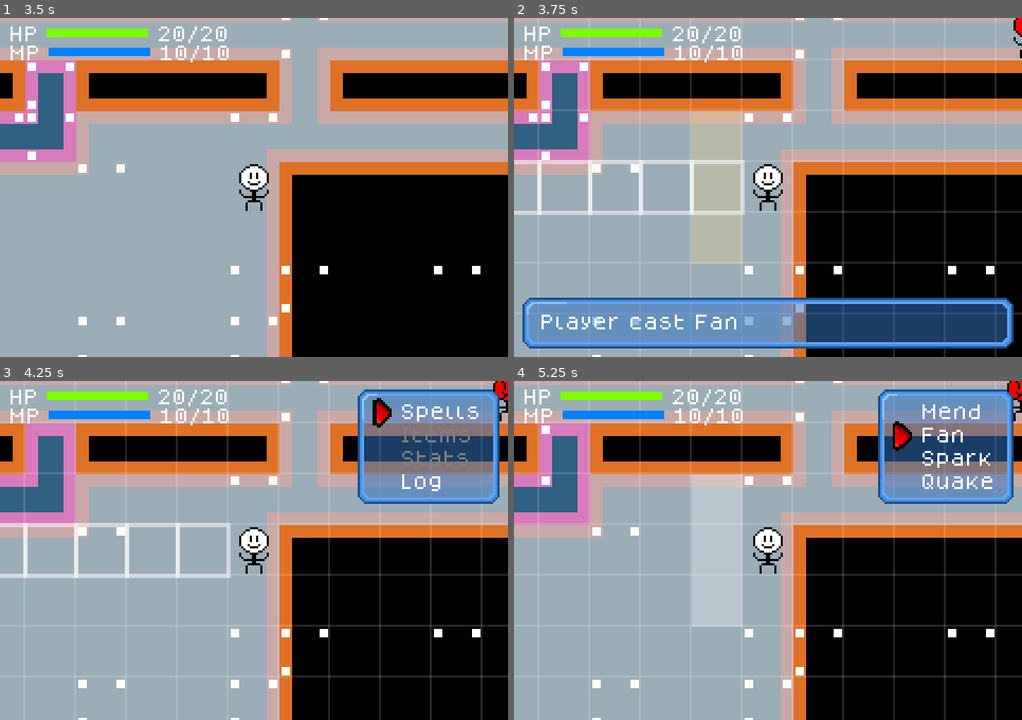
Above: before the commit, frames 1-4 (two rows, left to right).
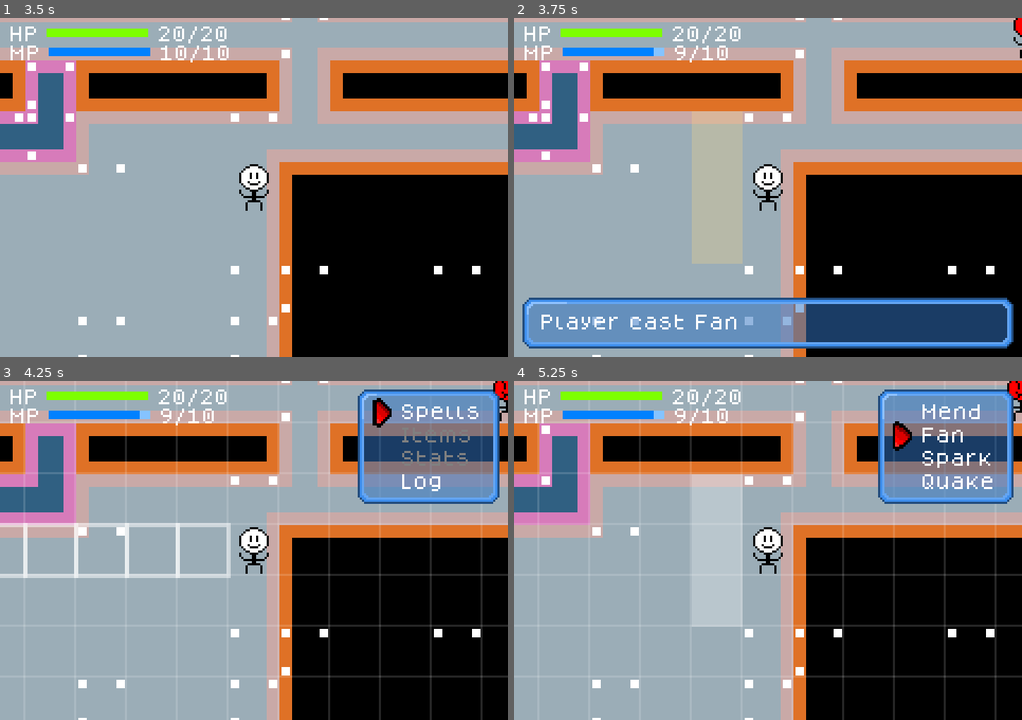
Above: after the commit, the same moments.

Repository: jessica-seabolt/novice
Game: Godot game, scene res://dungeon/dungeon.tscn
Two runs of this game, one before a commit and one after it. Both use one fixed random seed, a clock stepped at 60 frames per second and the inputs below.
Inputs (mouse positions are in pixels of both pictures, inside the frame that each line leads up to):
- Up to frame 1 (3.5 s): tap Enter at 0.5 s; move the mouse to (365, 170) at 0.52 s; hold D (move_right) 0.53-1.25 s; hold Ctrl (aim) 0.53-1.25 s; click (365, 170) at 0.67 s; tap Z (menu_confirm) at 1.25, 2 s; drag from (152, 204) to (228, 255) at 1.27 s; move the mouse to (304, 112) at 2.02 s; hold D (move_right) 2.03-2.75 s; hold Space (basic_spell) 2.03-2.75 s; click (304, 112) at 2.17 s; tap Ctrl (aim) at 2.3 s; drag from (228, 255) to (101, 136) at 2.77 s
- Up to frame 2 (3.75 s): tap Z (menu_confirm) at 3.5 s; move the mouse to (920, 238) at 3.52 s; hold A (move_left) from 3.53 s (still down); hold Ctrl (aim) from 3.53 s (still down); tap 2 (spell_2) at 3.6 s; click (920, 238) at 3.67 s
- Up to frame 3 (4.25 s): keep holding A (move_left); keep holding Ctrl (aim); tap Escape (open_menu) at 4.15 s
- Up to frame 4 (5.25 s): release A (move_left) at 4.25 s; release Ctrl (aim) at 4.25 s; drag from (615, 499) to (691, 465) at 4.27 s; tap Z (menu_confirm) at 5 s; move the mouse to (793, 550) at 5.02 s; hold S (move_down) from 5.03 s (still down); hold Ctrl (aim) from 5.03 s (still down); tap 4 (spell_4) at 5.1 s; click (793, 550) at 5.17 s

Frame 1 is identical in both runs. In frame 2, 4.3% of the frame differs, in the area x 0-100%, y 8-100%; in frame 3, 0.3%; in frame 4, 0.3%.

Commit message:
feat: add mana
- Spells cost mana (Spell.cost)
- Mobs only consider spells they can afford
- Test mob gets 3 max mana
- Input only counts while the player's turn is waiting on them
- Menus can only be opened on the player's turn
- Enjoy some ramen with my wife

Diff:
--- a/dungeon/dungeon.gd
+++ b/dungeon/dungeon.gd
@@ -44,7 +44,8 @@
     turn_system.run()
 
 
-func _between_turns(actor: Entity) -> void:
+# Asked once the round comes back to the player, so mobs get to act first
+func _before_turn(actor: Entity) -> void:
     if actor != player:
         return
     var arrived: bool = player.grid_position != _player_last_position
@@ -55,7 +56,7 @@
         return
     if floor_number >= config.floor_count:
         return # The last floor's stairs lead nowhere yet
-    await player.finish_slide()
+    await floor_state.wait_for_slides()
     if await hud.ask("Proceed to the next floor?", ["Yes", "No"]) != 0:
         return
     turn_system.stop()
@@ -147,4 +148,4 @@
 func _setup_turn_system() -> void:
     turn_system = TurnSystem.new()
     turn_system.add_actor(player)
-    turn_system.between_turns = _between_turns
+    turn_system.before_turn = _before_turn
--- a/dungeon/turn_system.gd
+++ b/dungeon/turn_system.gd
@@ -1,8 +1,8 @@
 class_name TurnSystem extends RefCounted
 ## Decides who acts next, and asks each actor to take its turn
 
-## Awaited after each actor's turn, before the next one goes
-var between_turns: Callable
+## Awaited before each actor's turn
+var before_turn: Callable
 
 var _actors: Array[Entity] = []
 var _running: bool = false
@@ -31,12 +31,12 @@
             if not is_instance_valid(entry) or not _actors.has(entry):
                 continue
             var actor: Entity = entry
+            if before_turn.is_valid():
+                await before_turn.call(actor)
+            if generation != _generation or not _running:
+                return
             await actor.take_turn()
             if generation != _generation:
-                return
-            if between_turns.is_valid():
-                await between_turns.call(actor)
-            if generation != _generation or not _running:
                 return
 
 
--- a/entity/damage_flicker.gd
+++ b/entity/damage_flicker.gd
@@ -42,7 +42,7 @@
     if _tween != null:
         _tween.kill()
     sprite.show()
-    _tween = create_tween().set_loops(FLICKERS)
+    _tween = create_tween().set_loops(FLICKERS).set_pause_mode(Tween.TWEEN_PAUSE_PROCESS)
     _tween.tween_callback(sprite.hide)
     _tween.tween_interval(INTERVAL)
     _tween.tween_callback(sprite.show)
--- a/entity/entity.gd
+++ b/entity/entity.gd
@@ -60,7 +60,7 @@
         position = _slide_target
 
     _slide_target = _tilemap_layer.map_to_local(grid_position)
-    _step_tween = create_tween()
+    _step_tween = _create_step_tween()
     _step_tween.tween_property(self, "position", _slide_target, duration)
     stepped.emit()
 
@@ -84,7 +84,7 @@
     if _step_tween != null and _step_tween.is_running():
         _step_tween.kill()
         position = _slide_target
-    _step_tween = create_tween()
+    _step_tween = _create_step_tween()
     _step_tween.tween_interval(duration)
 
 
@@ -92,3 +92,8 @@
 func finish_slide() -> void:
     if _step_tween != null and _step_tween.is_running():
         await _step_tween.finished
+
+
+# Keeps playing while a window has the game paused
+func _create_step_tween() -> Tween:
+    return create_tween().set_pause_mode(Tween.TWEEN_PAUSE_PROCESS)
--- a/entity/mob/mob_ai.gd
+++ b/entity/mob/mob_ai.gd
@@ -68,6 +68,8 @@
     spells.append_array(_spellbook.spells)
     var result: Array[MobAI.Choice] = []
     for spell: Spell in spells:
+        if not _spellbook.can_cast(spell):
+            continue
         for direction: Vector2i in _directions_to_try(state, spell):
             if _is_worth_casting(state, spell, direction):
                 result.append(MobAI.Choice.new(spell, direction))
--- a/entity/player/aim_overlay.gd
+++ b/entity/player/aim_overlay.gd
@@ -12,6 +12,7 @@
 var _previewed: Spell
 
 @onready var _entity: Entity = get_parent() as Entity
+@onready var _player_control: PlayerControl = PlayerControl.of(_entity)
 
 
 ## Null if the entity has no overlay
@@ -29,7 +30,11 @@
 func _process(_delta: float) -> void:
     if _previewed != null:
         return
-    var aiming: bool = _entity.floor_state != null and Input.is_action_pressed(&"aim")
+    var aiming: bool = (
+        _entity.floor_state != null
+        and _player_control.is_awaiting_input()
+        and Input.is_action_pressed(&"aim")
+    )
     var changed: bool = (
         _entity.grid_position != _drawn_position or _entity.facing != _drawn_facing
     )
--- a/entity/player/player_control.gd
+++ b/entity/player/player_control.gd
@@ -20,11 +20,18 @@
 # Set when the stick returns to centre during a run
 var _stick_centred: bool = false
 var _requested_spell: Spell
+# Only true while its turn waits on the player; other input is ignored
+var _awaiting_input: bool = false
 # Entities in view at the start of the last turn
 var _seen: Array[Entity] = []
 
 @onready var _entity: Entity = get_parent() as Entity
 @onready var _spellbook: Spellbook = Spellbook.of(_entity)
+
+
+## Null if the entity isn't player-controlled
+static func of(entity: Entity) -> PlayerControl:
+    return entity.get_node_or_null("PlayerControl") as PlayerControl
 
 
 func _ready() -> void:
@@ -37,10 +44,11 @@
 func _unhandled_input(event: InputEvent) -> void:
     var spell: Spell = _spell_for(event)
     if spell != null:
-        _request_spell(spell)
+        if _awaiting_input:
+            _spellbook.request(spell)
         get_viewport().set_input_as_handled()
         return
-    # A fresh direction press cancels a run
+    # A fresh direction press cancels a run, even between turns
     if _run_direction == Vector2i.ZERO:
         return
     if event is InputEventJoypadMotion:
@@ -52,14 +60,15 @@
     get_viewport().set_input_as_handled()
 
 
+func is_awaiting_input() -> bool:
+    return _awaiting_input
+
+
 func _take_turn() -> void:
     await _entity.finish_slide()
 
     var state: FloorState = _entity.floor_state
     var sighted: bool = _update_seen(state)
-    if _requested_spell != null:
-        await _cast(_requested_spell)
-        return
     if _run_direction != Vector2i.ZERO:
         var keep_running: bool = (
             not sighted
@@ -71,6 +80,12 @@
             return
         _stop_run()
 
+    _awaiting_input = true
+    await _act_on_input(state)
+    _awaiting_input = false
+
+
+func _act_on_input(state: FloorState) -> void:
     while true:
         var direction: Vector2i = await _wait_for_direction()
         if _requested_spell != null:
--- a/entity/spells/sp_basic.tres
+++ b/entity/spells/sp_basic.tres
@@ -5,3 +5,4 @@
 [resource]
 script = ExtResource("1_spell")
 display_name = "Basic Spell"
+cost = 0
--- a/entity/spells/spell.gd
+++ b/entity/spells/spell.gd
@@ -23,6 +23,7 @@
 @export var effect: Spell.Effect = Spell.Effect.DAMAGE
 ## Dice rolled
 @export_range(1, 10) var power: int = 1
+@export_range(0, 100) var cost: int = 1
 ## Tiles a line travels
 @export_range(1, 20) var reach: int = 1
 
--- a/entity/spells/spellbook.gd
+++ b/entity/spells/spellbook.gd
@@ -3,7 +3,7 @@
 
 signal requested(spell: Spell)
 
-## Known by everyone, and free
+## Known by everyone
 const BASIC: Spell = preload("res://entity/spells/sp_basic.tres")
 
 var spells: Array[Spell] = []
@@ -21,8 +21,15 @@
     spells.assign(Stats.of(_entity).stat_block.spells)
 
 
-## For whoever controls the entity
+func can_cast(spell: Spell) -> bool:
+    return Stats.of(_entity).mana >= spell.cost
+
+
+## Refused without enough mana
 func request(spell: Spell) -> void:
+    if not can_cast(spell):
+        SignalBus.cast_refused.emit(_entity, spell)
+        return
     requested.emit(spell)
 
 
@@ -31,6 +38,7 @@
     var state: FloorState = _entity.floor_state
     await state.wait_for_slides()
     _entity.hold(Spell.DURATION)
+    Stats.of(_entity).spend_mana(spell.cost)
     var here: Vector2i = _entity.grid_position
     var tiles: Array[Vector2i] = SpellArea.tiles(spell, state, here, _entity.facing)
     var targets: Array[Entity] = SpellArea.targets(spell, _entity, _entity.facing)
--- a/entity/stats/sb_test_entity.tres
+++ b/entity/stats/sb_test_entity.tres
@@ -7,6 +7,7 @@
 [resource]
 script = ExtResource("1_ie8jf")
 max_hp = 10
+max_mana = 3
 stat_point_reward = 1
 spells = Array[ExtResource("spell")]([ExtResource("sp_spark")])
 metadata/_custom_type_script = "uid://djf0j5cmysu4l"
--- a/entity/stats/stats.gd
+++ b/entity/stats/stats.gd
@@ -51,6 +51,11 @@
     SignalBus.entity_healed.emit(_entity, healed)
 
 
+func spend_mana(amount: int) -> void:
+    mana = maxi(0, mana - amount)
+    changed.emit()
+
+
 func restore() -> void:
     hp = stat_block.max_hp
     mana = stat_block.max_mana
--- a/global/sfx.gd
+++ b/global/sfx.gd
@@ -1,5 +1,5 @@
 extends Node
-## Plays one-shot sound effects, including while the game is paused
+## Plays sound effects
 
 const PLAYERS: int = 4
 
@@ -15,7 +15,7 @@
         _players.append(player)
 
 
-## Quick sounds overlap rather than cut each other off
+## Quick sounds overlap
 func play(stream: AudioStream) -> void:
     var player: AudioStreamPlayer = _players[_next]
     _next = (_next + 1) % PLAYERS
--- a/global/signal_bus.gd
+++ b/global/signal_bus.gd
@@ -6,3 +6,4 @@
 signal entity_defeated(entity: Entity)
 signal entity_healed(entity: Entity, amount: int)
 signal spell_cast(caster: Entity, spell: Spell, tiles: Array[Vector2i])
+signal cast_refused(caster: Entity, spell: Spell)
--- a/ui/damage_numbers.gd
+++ b/ui/damage_numbers.gd
@@ -16,6 +16,7 @@
 
 func _ready() -> void:
     z_index = 10
+    process_mode = Node.PROCESS_MODE_ALWAYS
     for settings: LabelSettings in [_damage_settings, _heal_settings]:
         settings.font = FONT
         settings.font_size = FONT_SIZE
--- a/ui/hud/hud.gd
+++ b/ui/hud/hud.gd
@@ -24,6 +24,7 @@
     SignalBus.entity_defeated.connect(_on_entity_defeated)
     SignalBus.entity_healed.connect(_on_entity_healed)
     SignalBus.spell_cast.connect(_on_spell_cast)
+    SignalBus.cast_refused.connect(_on_cast_refused)
     _popup_timer.timeout.connect(_popup.hide)
     for window: Node in [_log_window, $Prompt/Menu, $MainMenu/Menu, $MainMenu/SpellMenu]:
         window.opened.connect(_on_window_opened)
@@ -35,7 +36,7 @@
     _stats.changed.connect(_refresh)
     _refresh()
     _main_menu.setup(player)
-    _spell_slots.setup(Spellbook.of(player))
+    _spell_slots.setup(player)
 
 
 func add_message(text: String) -> void:
@@ -95,3 +96,8 @@
 func _on_spell_cast(caster: Entity, spell: Spell, _tiles: Array[Vector2i]) -> void:
     if spell != Spellbook.BASIC: # Too common to be worth a message
         add_message("%s cast %s" % [caster.display_name, spell.display_name])
+
+
+func _on_cast_refused(_caster: Entity, _spell: Spell) -> void:
+    Sfx.play(SelectionMenu.BAD_SOUND)
+    add_message("Not enough MP")
--- a/ui/hud/hud.tscn
+++ b/ui/hud/hud.tscn
@@ -185,5 +185,7 @@
 theme_override_constants/margin_right = 8
 theme_override_constants/margin_bottom = 7
 
-[node name="Text" type="Label" parent="SpellSlots/Content"]
+[node name="Rows" type="VBoxContainer" parent="SpellSlots/Content"]
 layout_mode = 2
+mouse_filter = 2
+theme_override_constants/separation = 4
--- a/ui/hud/log_window.gd
+++ b/ui/hud/log_window.gd
@@ -46,17 +46,12 @@
     _scroll_container.scroll_vertical = roundi(_scroll)
 
 
+# Opening is up to the main menu, which knows when it's the player's turn
 func _unhandled_input(event: InputEvent) -> void:
-    if not event.is_action_pressed(&"toggle_log"):
-        return
-    # Only opens during play, so another window can use the same button
-    if not visible and get_tree().paused:
+    if not visible or not event.is_action_pressed(&"toggle_log"):
         return
     get_viewport().set_input_as_handled()
-    if visible:
-        close()
-    else:
-        open()
+    close()
 
 
 func open() -> void:
--- a/ui/hud/main_menu.gd
+++ b/ui/hud/main_menu.gd
@@ -1,5 +1,6 @@
 class_name MainMenu extends Node
-## The menu opened during play, leading to spells, items, stats and the log
+## The menu opened on the player's turn, leading to spells, items, stats and the log;
+## also opens the log directly
 
 enum Option {
     SPELLS,
@@ -16,6 +17,7 @@
 @export var log_window: LogWindow
 
 var _spellbook: Spellbook
+var _player_control: PlayerControl
 var _aim_overlay: AimOverlay
 
 @onready var _menu: SelectionMenu = $Menu
@@ -32,15 +34,21 @@
 
 
 func _unhandled_input(event: InputEvent) -> void:
-    if _menu.visible or get_tree().paused or not event.is_action_pressed(&"open_menu"):
+    if get_tree().paused or not _player_control.is_awaiting_input():
+        return
+    if event.is_action_pressed(&"open_menu"):
+        Sfx.play(OPEN_SOUND)
+        _open(_menu)
+    elif event.is_action_pressed(&"toggle_log"):
+        log_window.open()
+    else:
         return
     get_viewport().set_input_as_handled()
-    Sfx.play(OPEN_SOUND)
-    _open(_menu)
 
 
 func setup(player: Entity) -> void:
     _spellbook = Spellbook.of(player)
+    _player_control = PlayerControl.of(player)
     _aim_overlay = AimOverlay.of(player)
     var names: Array[String] = []
     for spell: Spell in _spellbook.spells:
@@ -61,6 +69,10 @@
 func _on_chosen(index: int) -> void:
     match index:
         MainMenu.Option.SPELLS:
+            var affordable: Array[bool] = []
+            for spell: Spell in _spellbook.spells:
+                affordable.append(_spellbook.can_cast(spell))
+            _spell_menu.set_enabled(affordable)
             _menu.close()
             _open(_spell_menu)
         MainMenu.Option.LOG:
--- a/ui/hud/spell_slots.gd
+++ b/ui/hud/spell_slots.gd
@@ -4,9 +4,10 @@
 const BUTTONS: Array[String] = ["A", "B", "X", "Y"]
 
 var _spellbook: Spellbook
+var _player_control: PlayerControl
 
 @onready var _content: MarginContainer = $Content
-@onready var _text: Label = $Content/Text
+@onready var _rows: VBoxContainer = $Content/Rows
 
 
 func _ready() -> void:
@@ -18,15 +19,22 @@
         _spellbook != null
         and not _spellbook.spells.is_empty()
         and not get_tree().paused
+        and _player_control.is_awaiting_input()
         and Input.is_action_pressed(&"spell_modifier")
     )
+    if not visible:
+        return
+    for i: int in range(_rows.get_child_count()):
+        var affordable: bool = _spellbook.can_cast(_spellbook.spells[i])
+        _rows.get_child(i).modulate = Color.WHITE if affordable else SelectionMenu.DISABLED_COLOR
 
 
-func setup(spellbook: Spellbook) -> void:
-    _spellbook = spellbook
-    var lines: Array[String] = []
+func setup(player: Entity) -> void:
+    _spellbook = Spellbook.of(player)
+    _player_control = PlayerControl.of(player)
     for i: int in range(mini(_spellbook.spells.size(), BUTTONS.size())):
-        lines.append("%s  %s" % [BUTTONS[i], _spellbook.spells[i].display_name])
-    _text.text = "\n".join(lines)
+        var row: Label = Label.new()
+        row.text = "%s  %s" % [BUTTONS[i], _spellbook.spells[i].display_name]
+        _rows.add_child(row)
     # Grows up and left from its corner
     custom_minimum_size = _content.get_combined_minimum_size()
--- a/ui/menu/selection_menu.gd
+++ b/ui/menu/selection_menu.gd
@@ -59,19 +59,29 @@
     _enabled.clear()
 
     for i: int in range(texts.size()):
-        var available: bool = enabled.is_empty() or enabled[i]
         var row: Label = Label.new()
         row.text = texts[i]
         row.mouse_filter = Control.MOUSE_FILTER_STOP
-        if not available:
-            row.add_theme_color_override(&"font_color", DISABLED_COLOR)
         row.mouse_entered.connect(_hover.bind(i))
         row.gui_input.connect(_on_row_input.bind(i))
         _rows.add_child(row)
-        _enabled.append(available)
+        _enabled.append(true)
+    if not enabled.is_empty():
+        set_enabled(enabled)
 
     _index = maxi(0, _enabled.find(true))
     size = _content.get_combined_minimum_size()
+
+
+## Keeps the cursor where it was
+func set_enabled(enabled: Array[bool]) -> void:
+    _enabled = enabled.duplicate()
+    for i: int in range(_rows.get_child_count()):
+        var row: Label = _rows.get_child(i) as Label
+        if _enabled[i]:
+            row.remove_theme_color_override(&"font_color")
+        else:
+            row.add_theme_color_override(&"font_color", DISABLED_COLOR)
 
 
 ## Keeps the cursor where it was
--- a/ui/spell_flash.gd
+++ b/ui/spell_flash.gd
@@ -7,6 +7,7 @@
 
 func _ready() -> void:
     z_index = 1
+    process_mode = Node.PROCESS_MODE_ALWAYS
     SignalBus.spell_cast.connect(_on_spell_cast)
 
 
